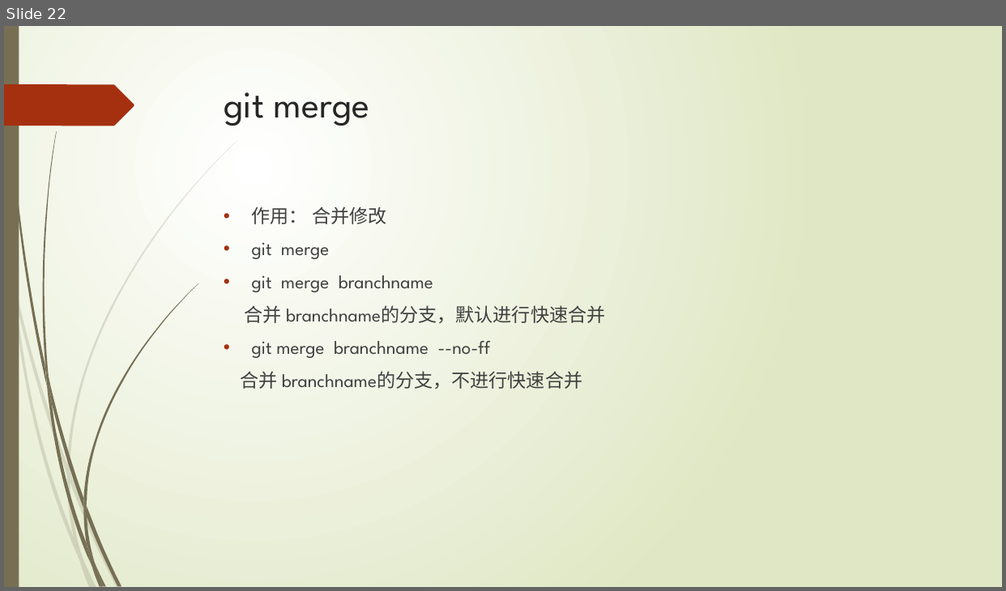
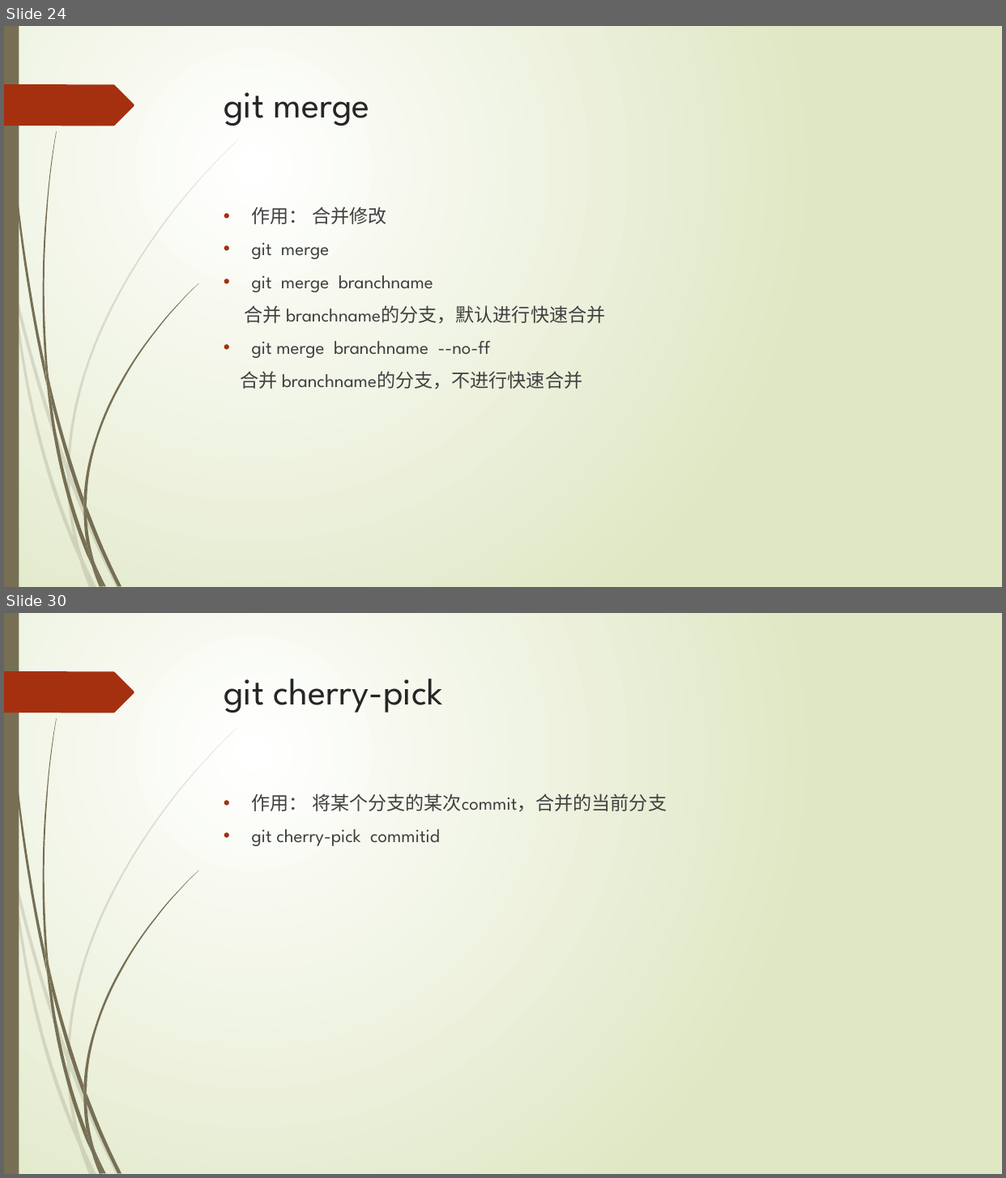
Before and after one commit to watercolor/gitppt, a slide deck: Git.pptx. Shown one above the other, each under a label of ours: slide 22 before the commit, slides 24 and 30 after it; the slides between them are not shown. The pictures are 1006x591 and 1006x1178 pixels, drawn with LibreOffice and Linux fonts; fonts in the diff are those of the drawing. Boxes give left, top, right and bottom in pixels: in the first picture for what was removed or moved away, otherwise in the second. Text is boxed around its words. In the diff, an @@ line names an element or a change of style, - is before the commit and + after.

```diff
--- a/Git.pptx
+++ b/Git.pptx
@@ slide 30 added at [4, 613, 1002, 1174], background gradient #FFFFFF to #DFE8C4; not listed: 24 template elements that a slide beside it also shows @@
@@ title added at [224, 679, 443, 713], 36 pt, text #262626 @@
+git cherry-pick
@@ text added at [252, 794, 667, 846], 18 pt, text #404040 @@
+• 作用： 将某个分支的某次commit，合并的当前分支
+• git cherry-pick commitid
@@ what was slide 22 is now slide 24 @@
```
Also in this commit, not shown: 6 slides changed, 5 other slides added.
